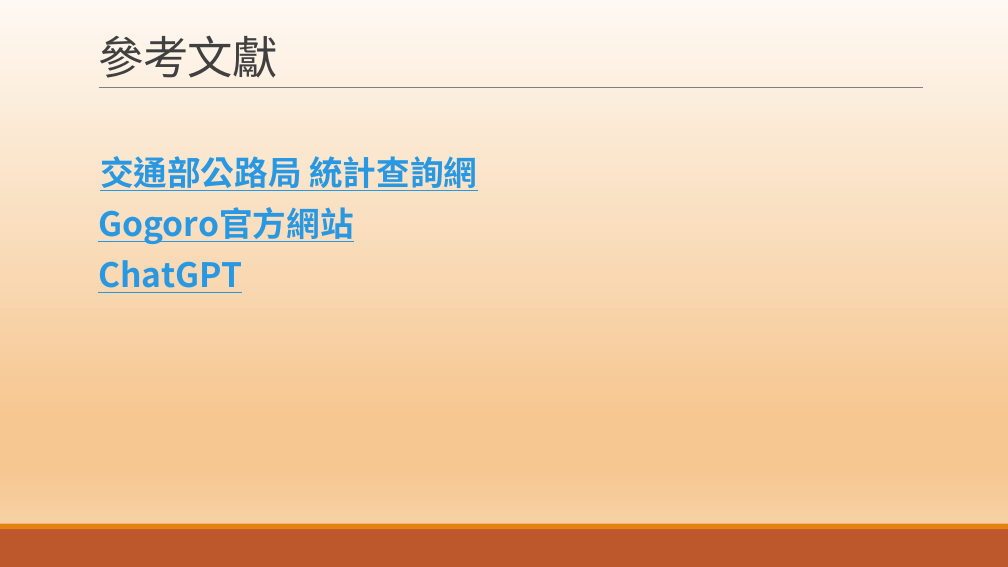
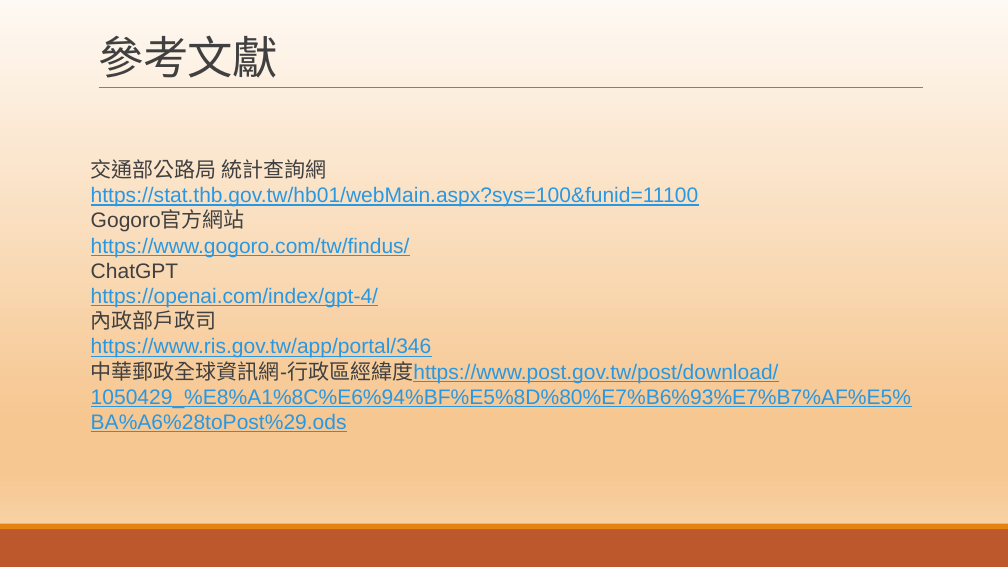
Before and after one commit to 8jp6/TVDI_python, a slide deck: slide 14 of testing/AI/AI專案簡報.pptx. Drawn at 1008x567 pixels with LibreOffice and Linux fonts; fonts in the diff are those of the drawing. Boxes give left, top, right and bottom in pixels: in the first picture for what was removed or moved away, otherwise in the second. Text is boxed around its words. In the diff, an @@ line names an element or a change of style, - is before the commit and + after.

```diff
--- a/testing/AI/AI專案簡報.pptx
+++ b/testing/AI/AI專案簡報.pptx
@@ text at <box>91,159,327,278</box>: size 32 to 20 pt, font Noto Sans CJK SC to Arial, text colour #2998E3 to #404040, bold off, underline off in "交通部公路局 統計查詢網", "Gogoro官方網站", "ChatGPT"; bullet   to none; line spacing 0.9 to 1; less space between paragraphs @@
@@ text at <box>91,186,698,207</box>: paragraph added @@
+https://stat.thb.gov.tw/hb01/webMain.aspx?sys=100&funid=11100
@@ text at <box>91,237,410,257</box>: paragraph added @@
+https://www.gogoro.com/tw/findus/
@@ text at <box>91,287,911,432</box>: paragraphs added @@
+https://openai.com/index/gpt-4/
+內政部戶政司
+https://www.ris.gov.tw/app/portal/346
+中華郵政全球資訊網-行政區經緯度https://www.post.gov.tw/post/download/1050429_%E8%A1%8C%E6%94%BF%E5%8D%80%E7%B6%93%E7%B7%AF%E5%BA%A6%28toPost%29.ods
```
Also in this commit, not shown: 3 other slides changed, 1 other file.
